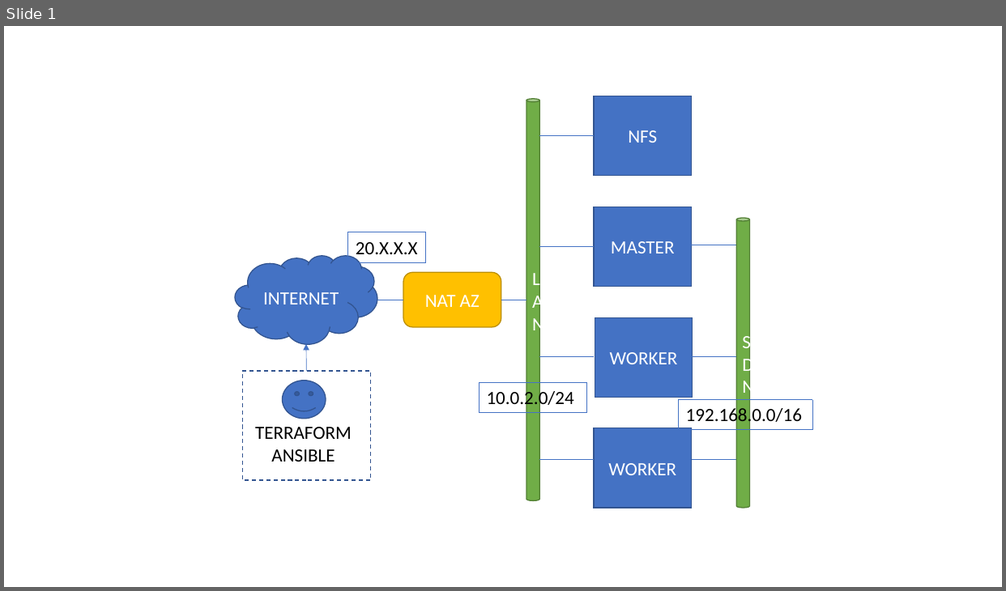
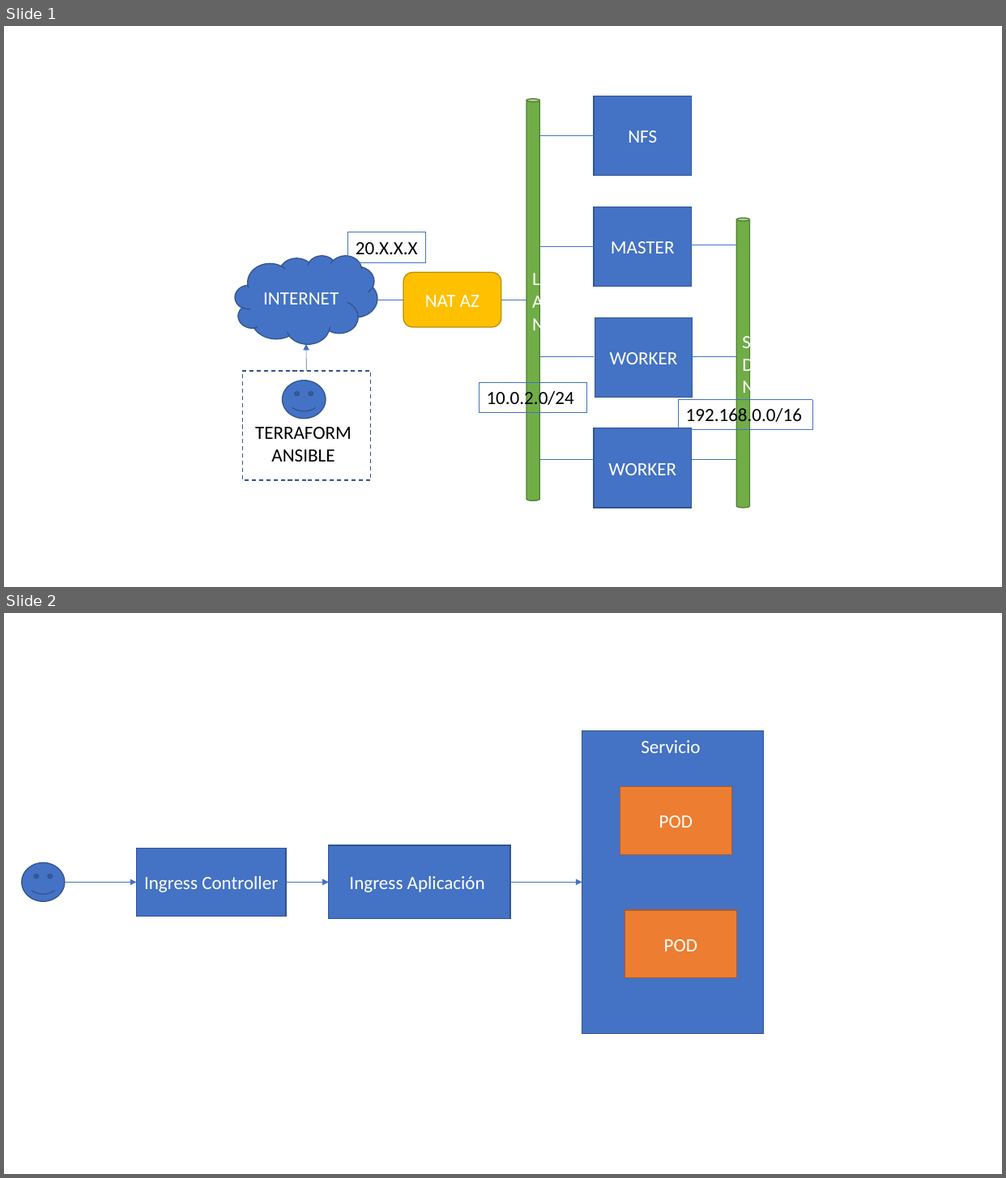
Before and after one commit to aremox/caso_pracico_2, a slide deck: Dibujos.pptx. Shown one above the other, each under a label of ours: slide 1 before the commit, slides 1 and 2 after it. The pictures are 1006x591 and 1006x1178 pixels, drawn with LibreOffice and Linux fonts; fonts in the diff are those of the drawing. Boxes give left, top, right and bottom in pixels: in the first picture for what was removed or moved away, otherwise in the second. Text is boxed around its words. In the diff, an @@ line names an element or a change of style, - is before the commit and + after.

```diff
--- a/Dibujos.pptx
+++ b/Dibujos.pptx
@@ slide 2 added at (4,613,1002,1174), background #FFFFFF @@
@@ rectangle added at (582,730,764,1033), fill #4472C4, outline #325491 1 pt, 18 pt, text #FFFFFF @@
+Servicio
@@ rectangle added at (620,786,731,855), fill #ED7D31, outline #AF5C24 1 pt, 18 pt, text #FFFFFF @@
+POD
@@ rectangle added at (137,848,286,916), fill #4472C4, outline #325491 1 pt, 18 pt, text #FFFFFF @@
+Ingress Controller
@@ rectangle added at (329,845,511,919), fill #4472C4, outline #325491 1 pt, 18 pt, text #FFFFFF @@
+Ingress Aplicación
@@ smiley face added at (22,863,65,902), fill #4472C4, outline #325491 1 pt @@
@@ arrow added from (65, 883) to (137, 883), #4472C4 0.5 pt @@
@@ arrow added from (286, 883) to (329, 883), #4472C4 0.5 pt @@
@@ arrow added from (510, 883) to (582, 883), #4472C4 0.5 pt @@
@@ rectangle added at (625,910,737,978), fill #ED7D31, outline #AF5C24 1 pt, 18 pt, text #FFFFFF @@
+POD
```
Also in this commit, not shown: 3 other files.
